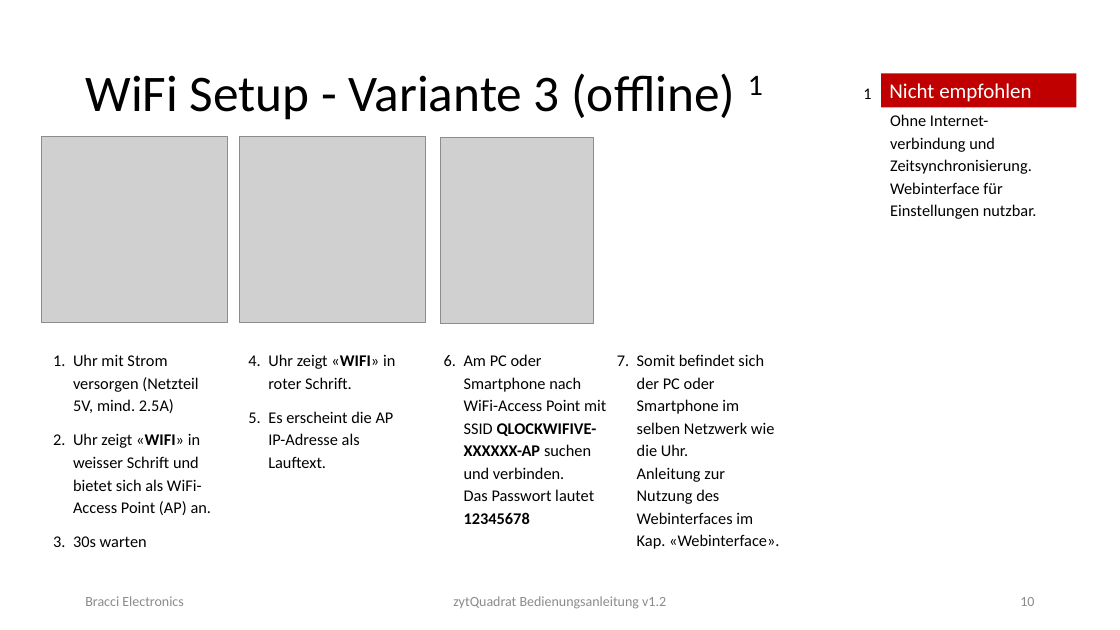
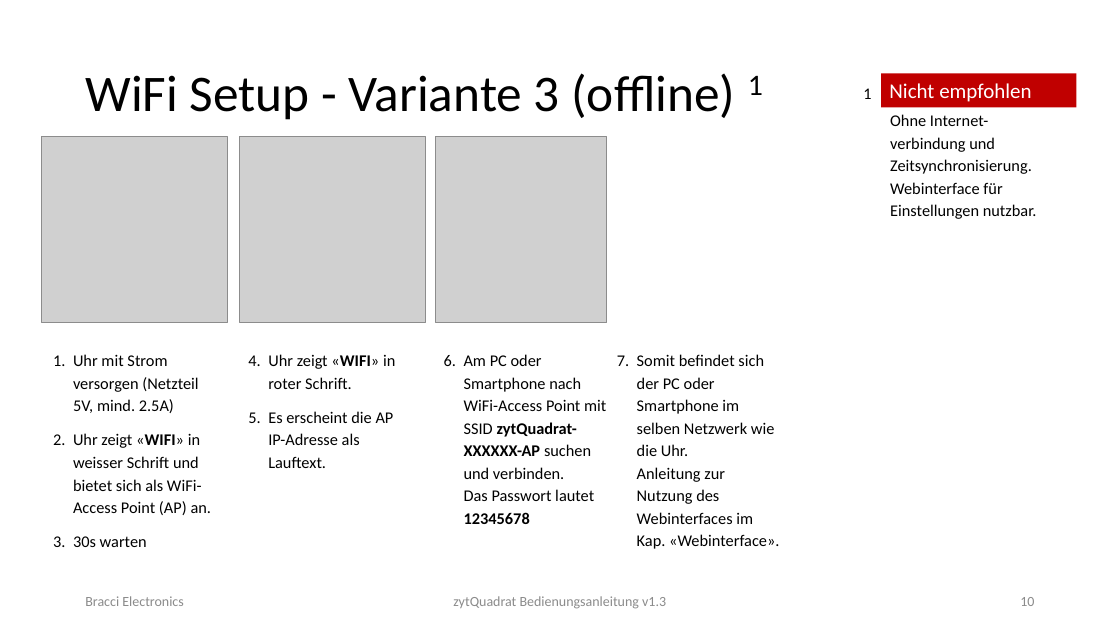
Before and after one commit to crianer/Qlockwork, a slide deck: slide 10 of misc/Instruction/Bedienungsanleitung_zytQuadrat_2.pptx. Drawn at 1120x630 pixels with LibreOffice and Linux fonts; fonts in the diff are those of the drawing; grey boxes stand for pictures. Boxes give left, top, right and bottom in pixels: in the first picture for what was removed or moved away, otherwise in the second. Text is boxed around its words. In the diff, an @@ line names an element or a change of style, - is before the commit and + after.

```diff
--- a/misc/Instruction/Bedienungsanleitung_zytQuadrat_2.pptx
+++ b/misc/Instruction/Bedienungsanleitung_zytQuadrat_2.pptx
@@ picture: place and size @@
-picture at box(440, 137, 593, 323)
+picture at box(436, 136, 607, 323)
@@ text at box(464, 354, 606, 501): text changed @@
-6. Am PC oder Smartphone nach WiFi-Access Point mit SSID QLOCKWIFIVE-XXXXXX-AP suchen und verbinden.
-   Das Passwort lautet 12345678
+6. Am PC oder Smartphone nach WiFi-Access Point mit SSID zytQuadrat-XXXXXX-AP suchen und verbinden.
+   Das Passwort lautet 12345678
```
Also in this commit, not shown: 21 other slides changed, 4 other files.
